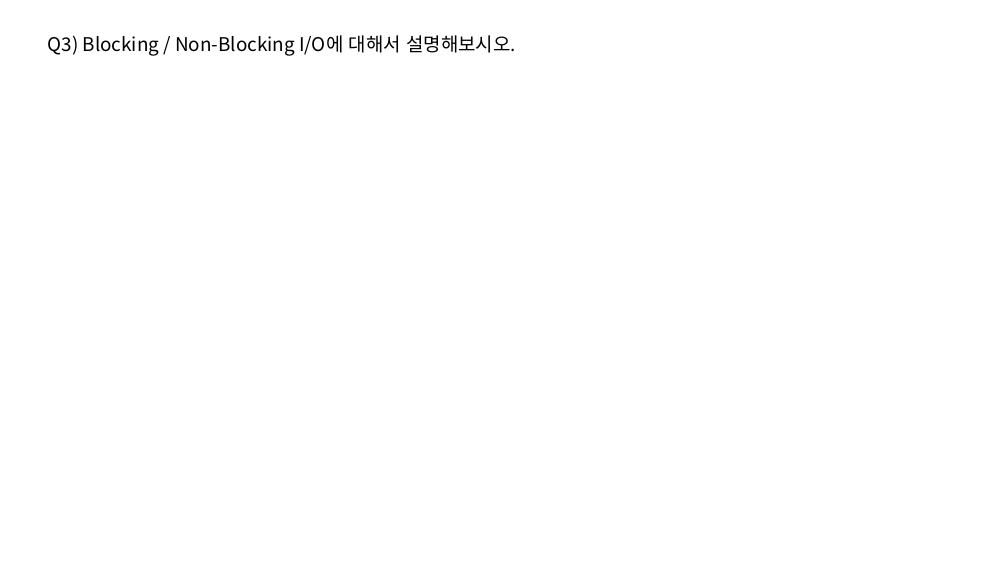
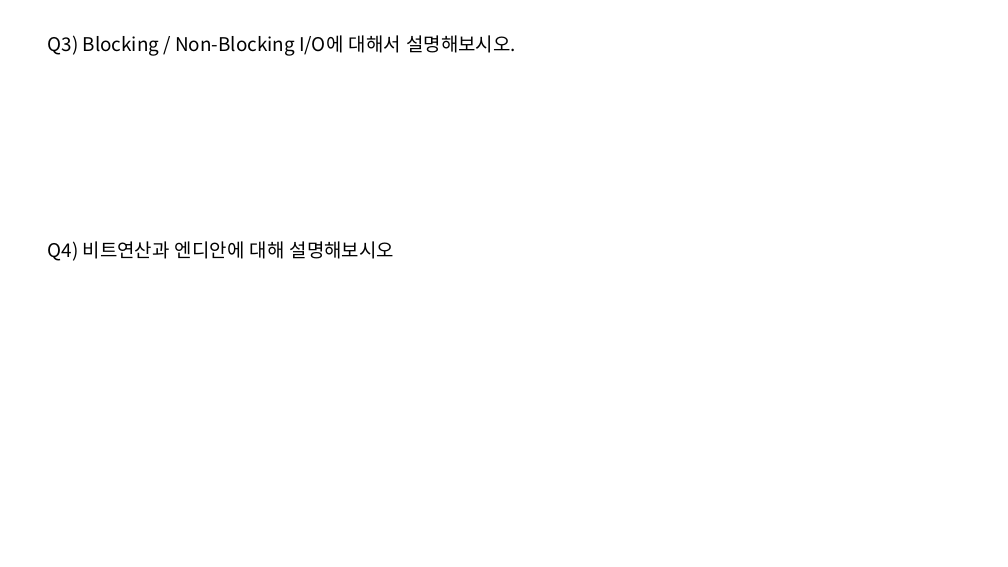
Before and after one commit to taehyuklee/C-CppStudy, a slide deck: slide 7 of CSwithC/CS-explanation.pptx. Drawn at 1008x567 pixels with LibreOffice and Linux fonts; fonts in the diff are those of the drawing. Boxes give left, top, right and bottom in pixels: in the first picture for what was removed or moved away, otherwise in the second. Text is boxed around its words. In the diff, an @@ line names an element or a change of style, - is before the commit and + after.

Commit message:
commit) cs

```diff
--- a/CSwithC/CS-explanation.pptx
+++ b/CSwithC/CS-explanation.pptx
@@ text added at bbox=[48, 241, 394, 261], 18 pt, text #000000 @@
+Q4) 비트연산과 엔디안에 대해 설명해보시오
```
Also in this commit, not shown: 2 slides added.
